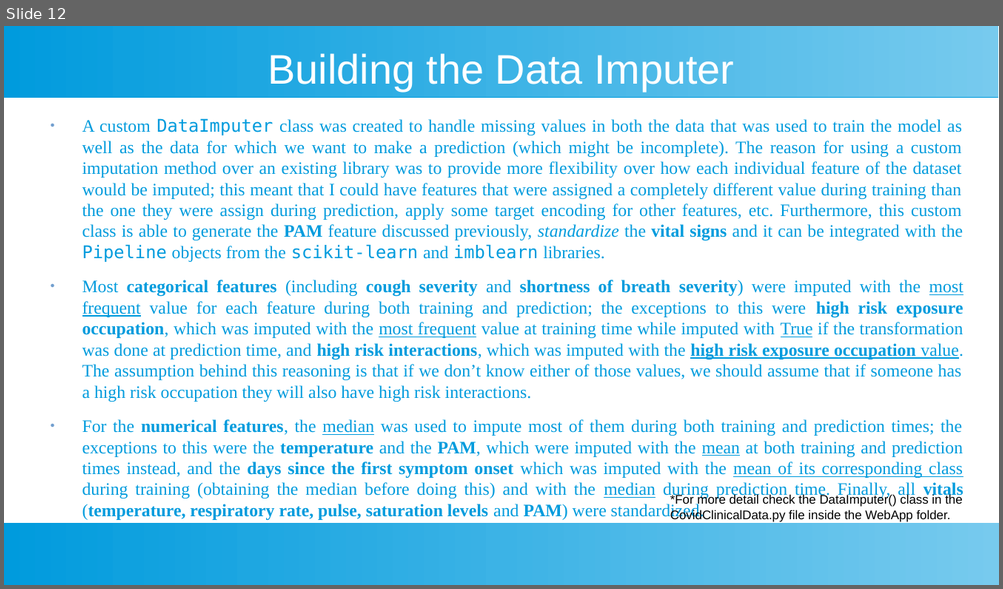
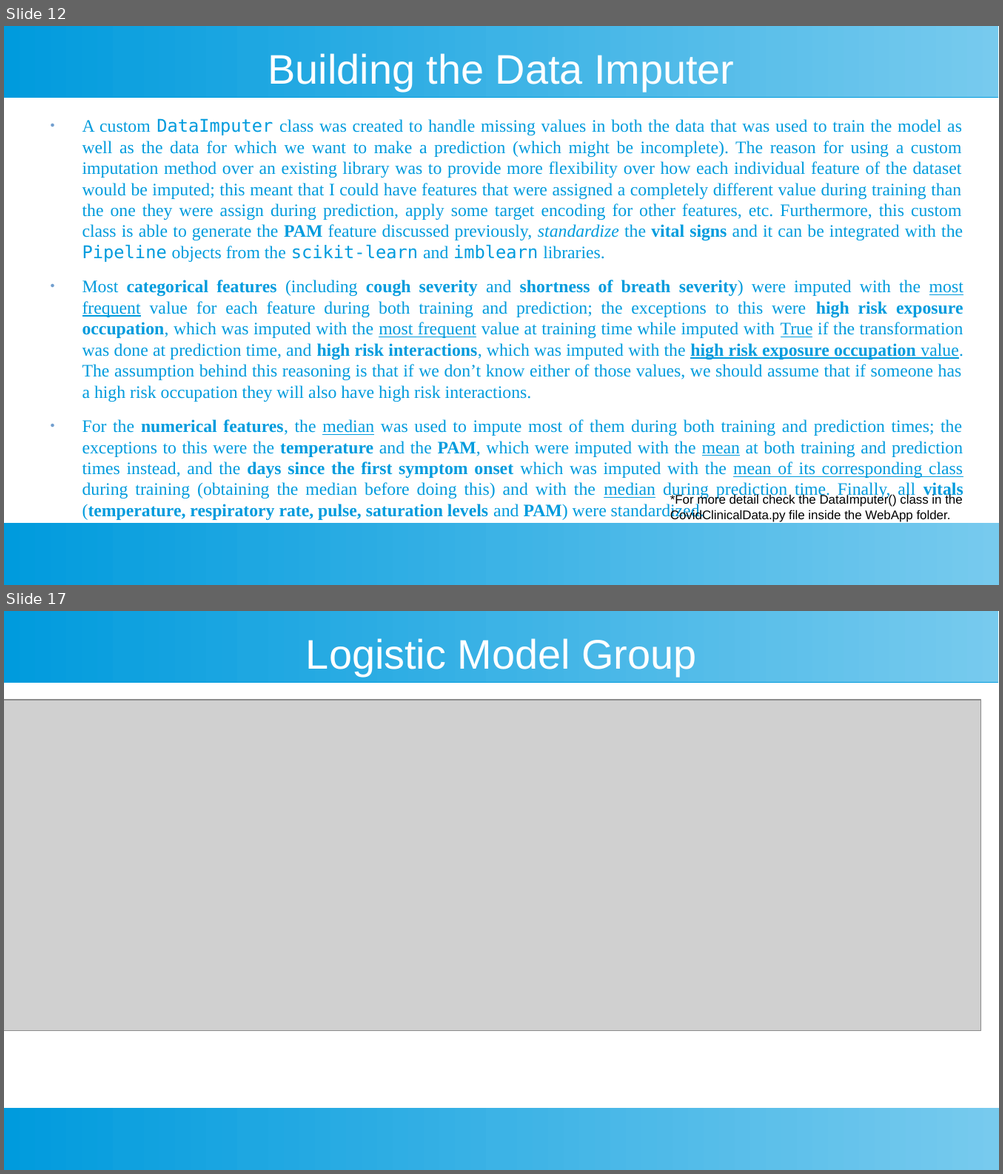
Before and after one commit to Sir-Slade/covid_prediction_project, a slide deck: Covid_Predictor_Report.odp. Shown one above the other, each under a label of ours: slide 12 before the commit, slides 12 and 17 after it; the slides between them are not shown. The pictures are 1003x589 and 1003x1174 pixels, drawn with LibreOffice and Linux fonts; fonts in the diff are those of the drawing; grey boxes stand for pictures. Boxes give left, top, right and bottom in pixels: in the first picture for what was removed or moved away, otherwise in the second. Text is boxed around its words. In the diff, an @@ line names an element or a change of style, - is before the commit and + after.

Commit message:
Added description of the cross validation method to the presentation as well as justifications on the models I decided to run

```diff
--- a/Covid_Predictor_Report.odp
+++ b/Covid_Predictor_Report.odp
@@ slide 17 added at [4, 611, 999, 1170], background #FFFFFF; not listed: 2 template elements that a slide beside it also shows @@
@@ title added at [306, 638, 696, 676], 33 pt, text #FFFFFF @@
+Logistic Model Group
@@ picture added at [4, 700, 981, 1031] @@
```
Also in this commit, not shown: 1 slide changed, 3 other slides added.
